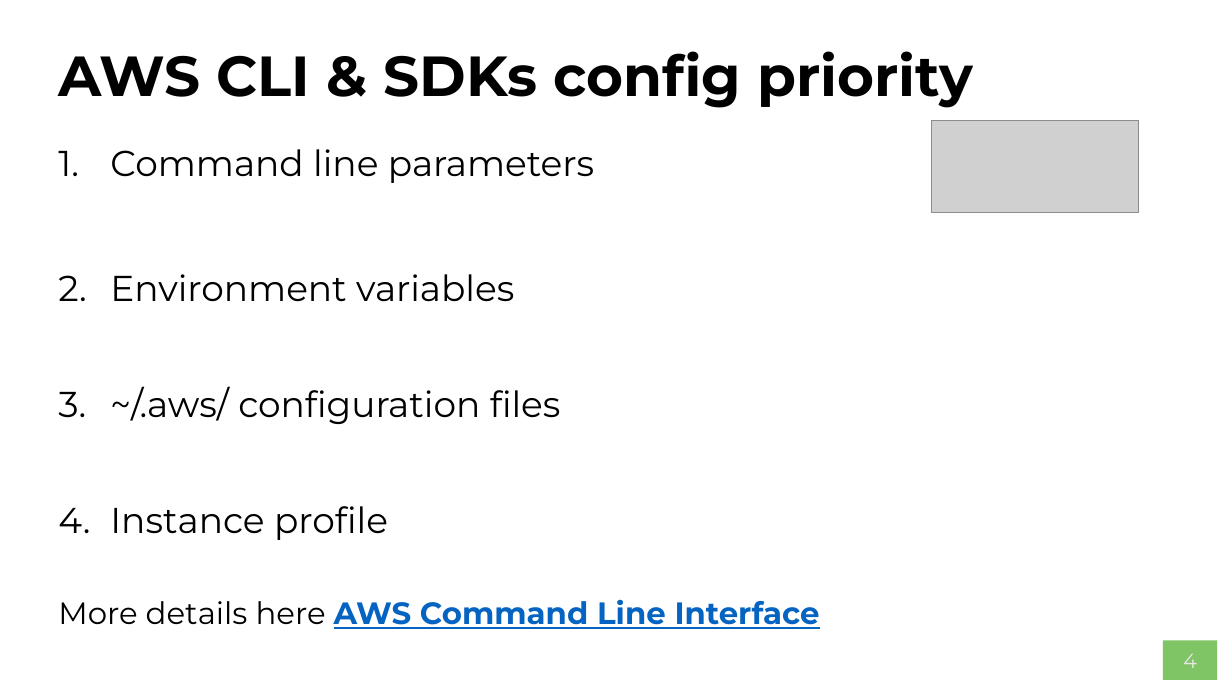
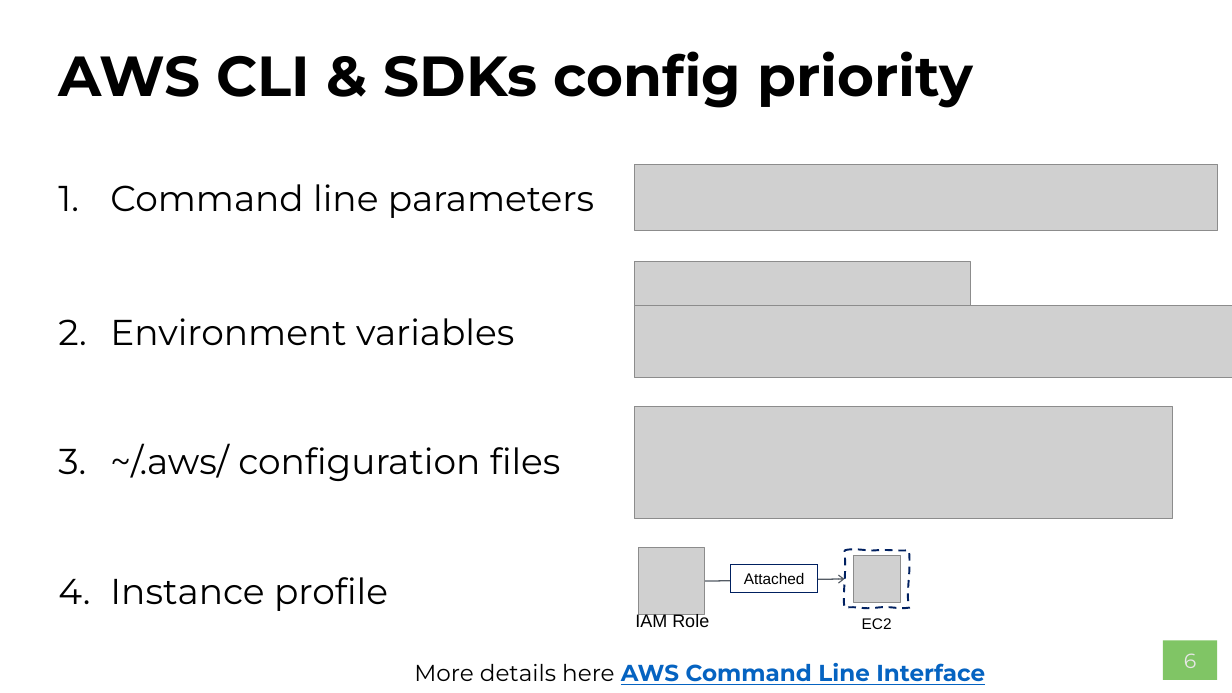
Before and after one commit to AWS-Competence-Group/sessions, a slide deck: slide 6 of 04-aws-cli/04-aws-cli.pptx (slide 4 before the commit). Drawn at 1232x693 pixels with LibreOffice and Linux fonts; fonts in the diff are those of the drawing; grey boxes stand for pictures; background and template pictures are left out. Boxes give left, top, right and bottom in pixels: in the first picture for what was removed or moved away, otherwise in the second. Text is boxed around its words. In the diff, an @@ line names an element or a change of style, - is before the commit and + after.

Commit message:
Version 0.9 of presentation

```diff
--- a/04-aws-cli/04-aws-cli.pptx
+++ b/04-aws-cli/04-aws-cli.pptx
@@ picture removed at [932, 120, 1139, 213] @@
@@ text "Command line parameters": place and size @@
-text "Command line parameters" at [58, 149, 820, 629]
+text "Command line parameters" at [110, 184, 594, 611]
@@ text "Command line parameters" at [110, 184, 594, 611]: line spacing 0.8 to 0.9 @@
@@ picture added at [635, 165, 1218, 231] @@
@@ picture added at [635, 262, 970, 309] @@
@@ picture added at [635, 306, 1232, 378] @@
@@ picture added at [635, 406, 1173, 518] @@
@@ picture added at [639, 548, 705, 615] @@
@@ rectangle added at [730, 565, 818, 592], fill #FFFFFF, outline #002060 0.75 pt, 12 pt, text #000000 @@
+Attached
@@ freeform shape added at [845, 551, 909, 608], outline #002060 1.5 pt dashed @@
@@ picture added at [854, 555, 900, 602] @@
@@ text at [58, 599, 820, 629]: paragraph removed @@
-More details here AWS Command Line Interface
@@ arrow added from (705, 581) to (845, 579), #545B64 1 pt @@
@@ text added at [635, 614, 709, 627], 14 pt, text #000000 @@
+IAM Role
@@ text added at [862, 618, 892, 629], 12 pt, text #000000 @@
+EC2
@@ page number at [1184, 653, 1196, 668]: text changed @@
-4
+6
@@ text added at [414, 663, 985, 685], 18 pt, text #0563C1, bold, underline @@
+More details here AWS Command Line Interface
```
Also in this commit, not shown: 2 other slides changed, 3 slides added, 10 slides removed.
